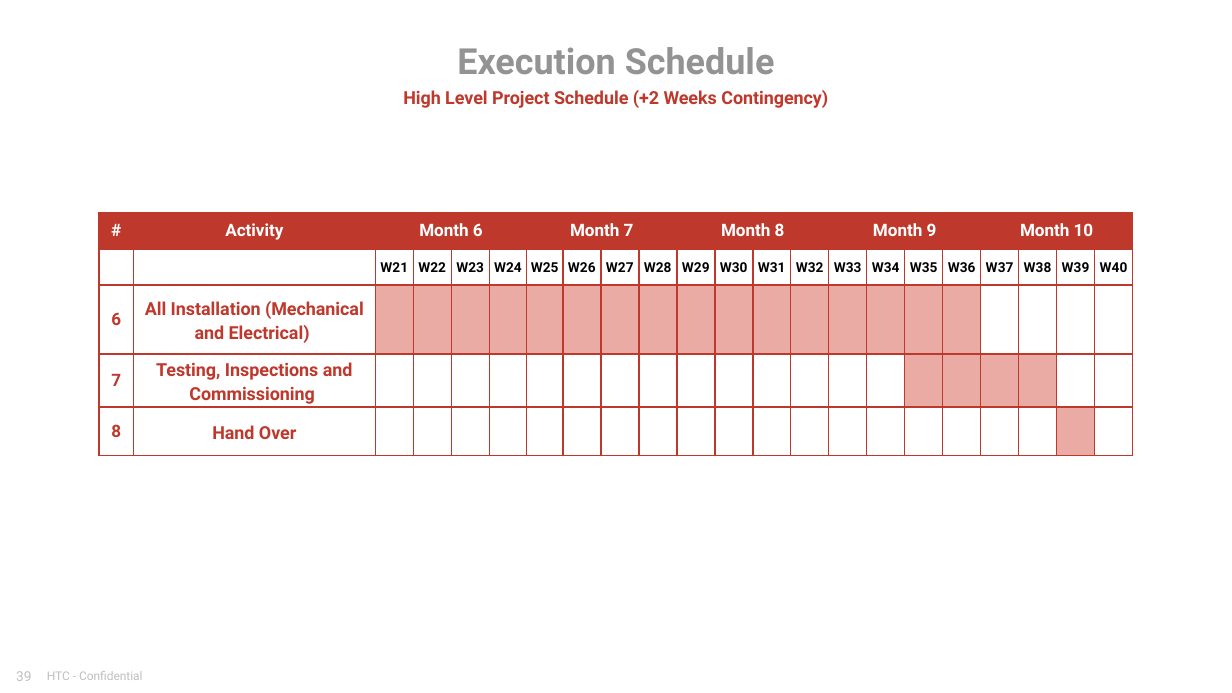
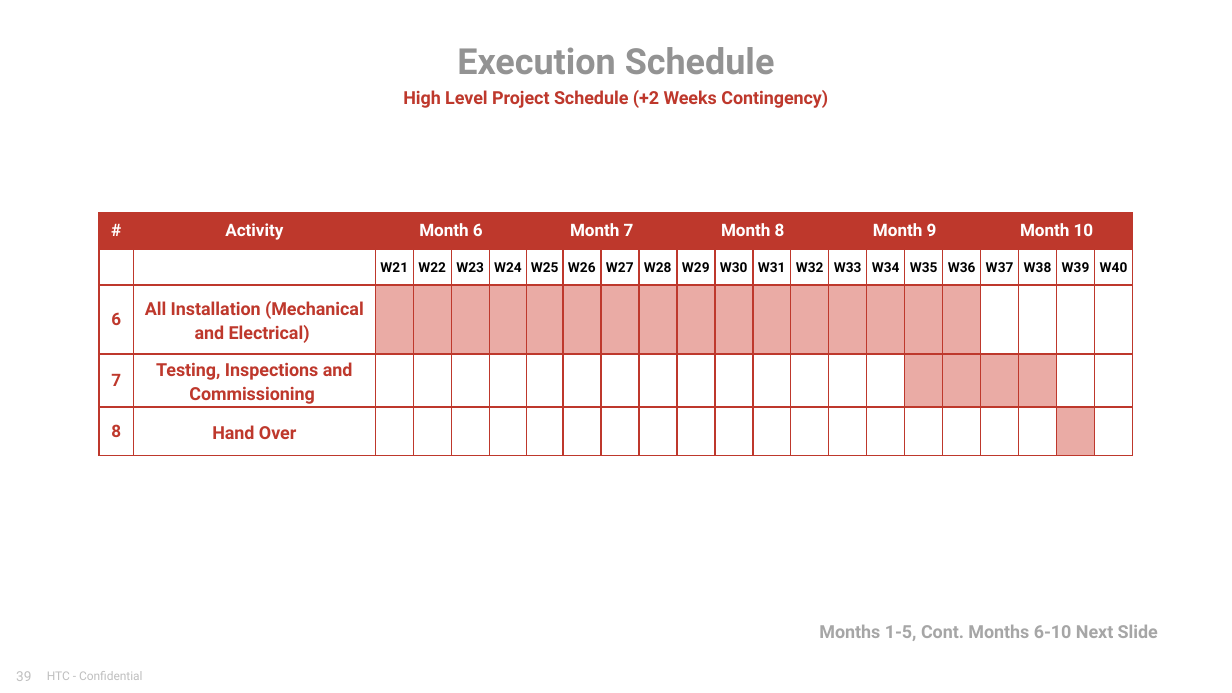
Before and after one commit to MohammedAlLawati/pv-toolkit, a slide deck: slide 39 of web/templates/offer_deck.pptx. Drawn at 1232x693 pixels with LibreOffice and Linux fonts; fonts in the diff are those of the drawing. Boxes give left, top, right and bottom in pixels: in the first picture for what was removed or moved away, otherwise in the second. Text is boxed around its words. In the diff, an @@ line names an element or a change of style, - is before the commit and + after.

```diff
--- a/web/templates/offer_deck.pptx
+++ b/web/templates/offer_deck.pptx
@@ text added at (x1=819, y1=624, x2=1158, y2=641), 10.5 pt, text #A6A6A6, bold @@
+Months 1-5, Cont. Months 6-10 Next Slide
```
Also in this commit, not shown: 1 other slide changed, 7 other files.
